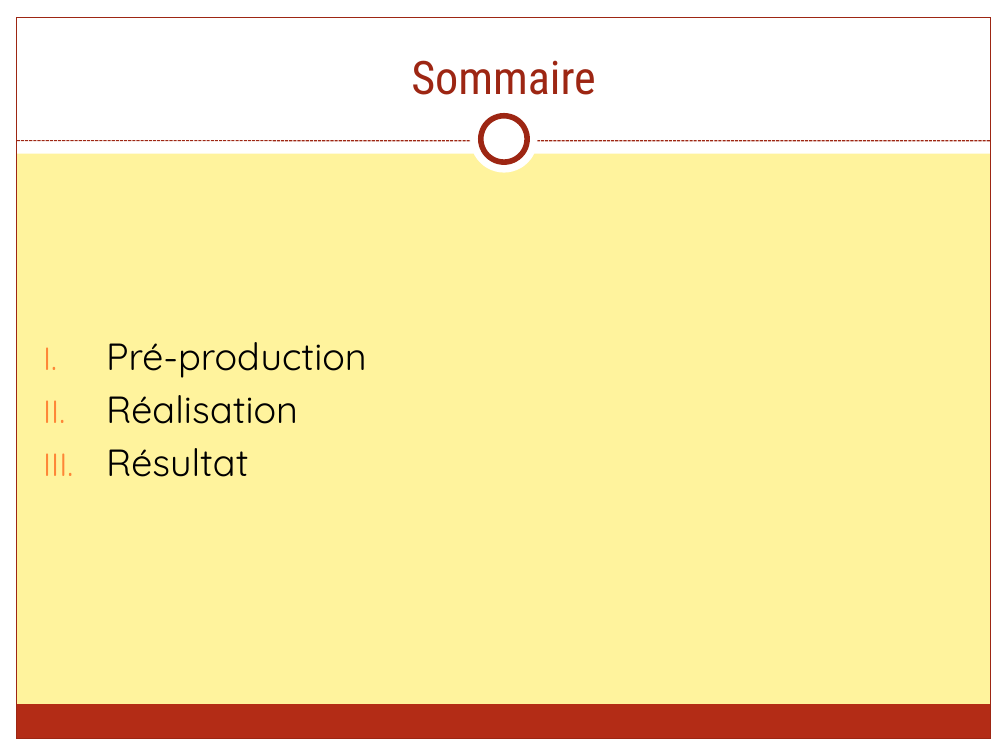
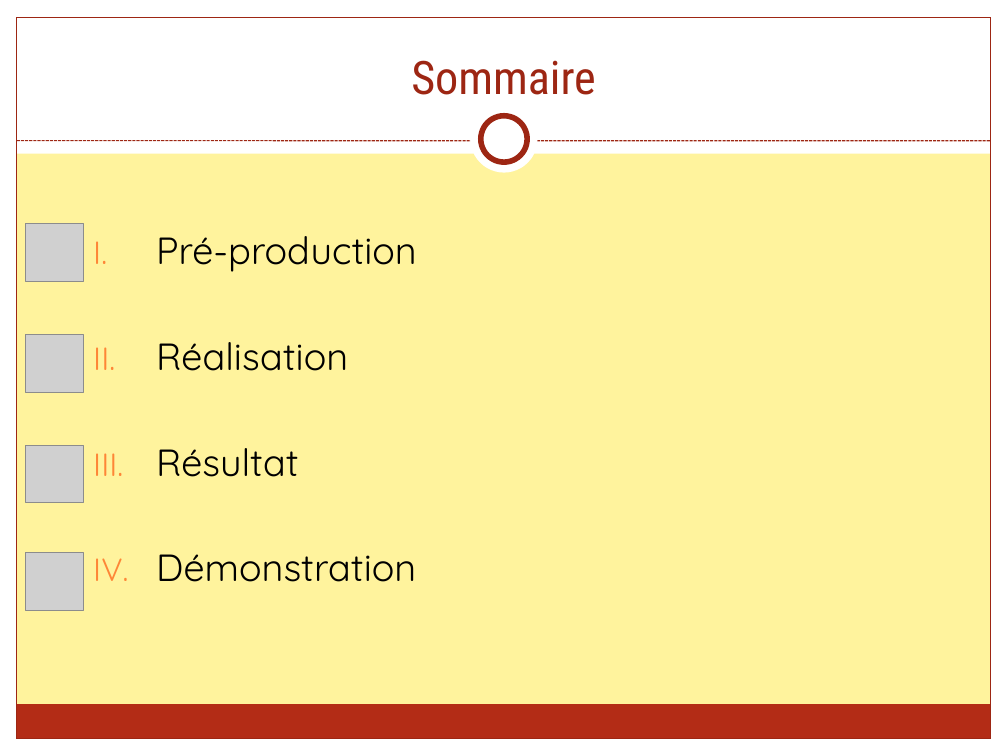
Before and after one commit to FieryWeasel/Picarete, a slide deck: slide 2 of SOURCES/RAPPORTS/Picarete - Presentation.pptx. Drawn at 1008x756 pixels with LibreOffice and Linux fonts; fonts in the diff are those of the drawing; grey boxes stand for pictures. Boxes give left, top, right and bottom in pixels: in the first picture for what was removed or moved away, otherwise in the second. Text is boxed around its words. In the diff, an @@ line names an element or a change of style, - is before the commit and + after.

```diff
--- a/SOURCES/RAPPORTS/Picarete - Presentation.pptx
+++ b/SOURCES/RAPPORTS/Picarete - Presentation.pptx
@@ text "Pré-production": place and size @@
-text "Pré-production" at [106, 342, 367, 477]
+text "Pré-production" at [156, 236, 417, 582]
@@ picture added at [26, 224, 84, 281] @@
@@ picture added at [26, 335, 84, 392] @@
@@ picture added at [26, 446, 84, 503] @@
@@ picture added at [26, 552, 84, 610] @@
@@ text at [156, 554, 416, 582]: paragraph added @@
+IV. Démonstration
```
Also in this commit, not shown: 9 other slides changed, 5 slides added, 1 slide removed, 17 other files.
